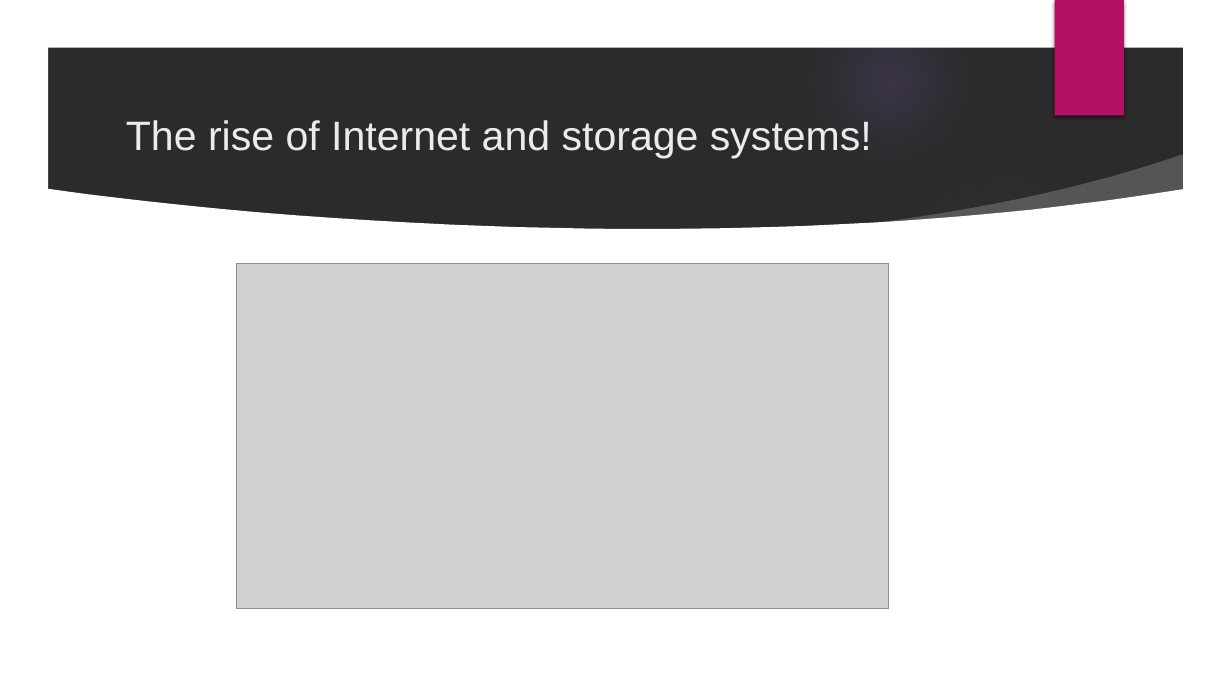
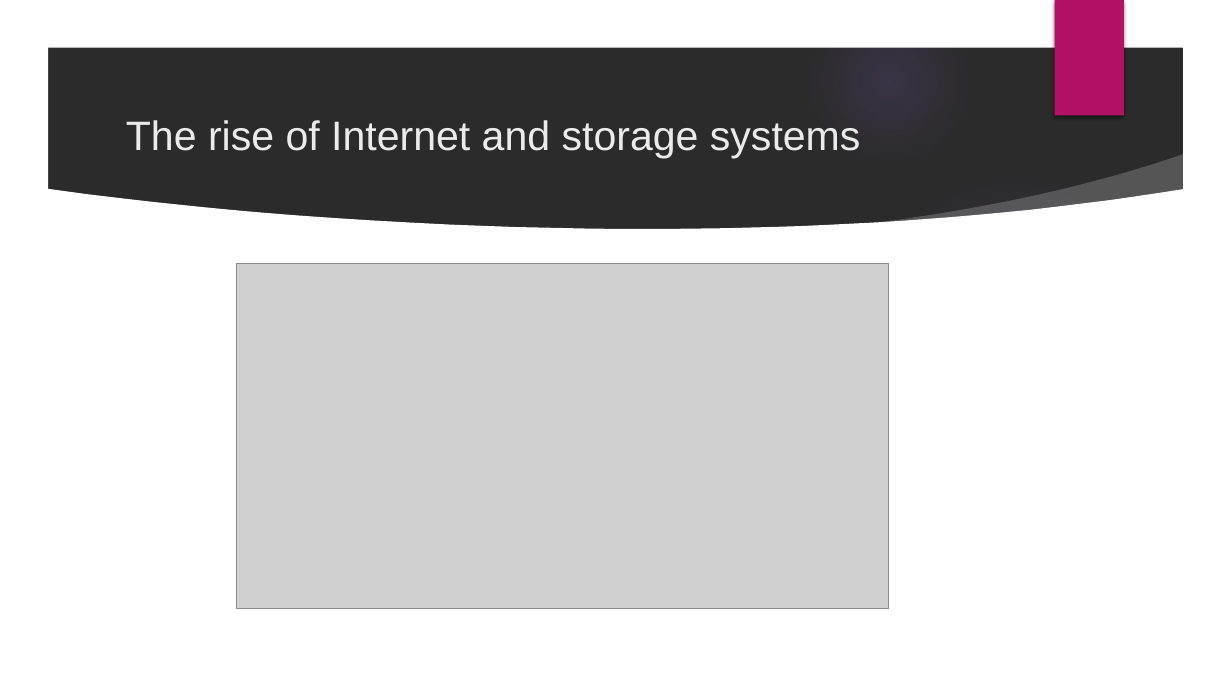
Before and after one commit to velizar92/TSK_Presentations, a slide deck: slide 3 of Databases_and_EntityFrameworkCore.pptx (slide 2 before the commit). Drawn at 1232x693 pixels with LibreOffice and Linux fonts; fonts in the diff are those of the drawing; grey boxes stand for pictures; background and template pictures are left out; a plain dark background stands for a picture behind light text. Boxes give left, top, right and bottom in pixels: in the first picture for what was removed or moved away, otherwise in the second. Text is boxed around its words. In the diff, an @@ line names an element or a change of style, - is before the commit and + after.

```diff
--- a/Databases_and_EntityFrameworkCore.pptx
+++ b/Databases_and_EntityFrameworkCore.pptx
@@ title at (x1=126, y1=120, x2=861, y2=158): text changed @@
-The rise of Internet and storage systems!
+The rise of Internet and storage systems
```
Also in this commit, not shown: 1 slide added.
